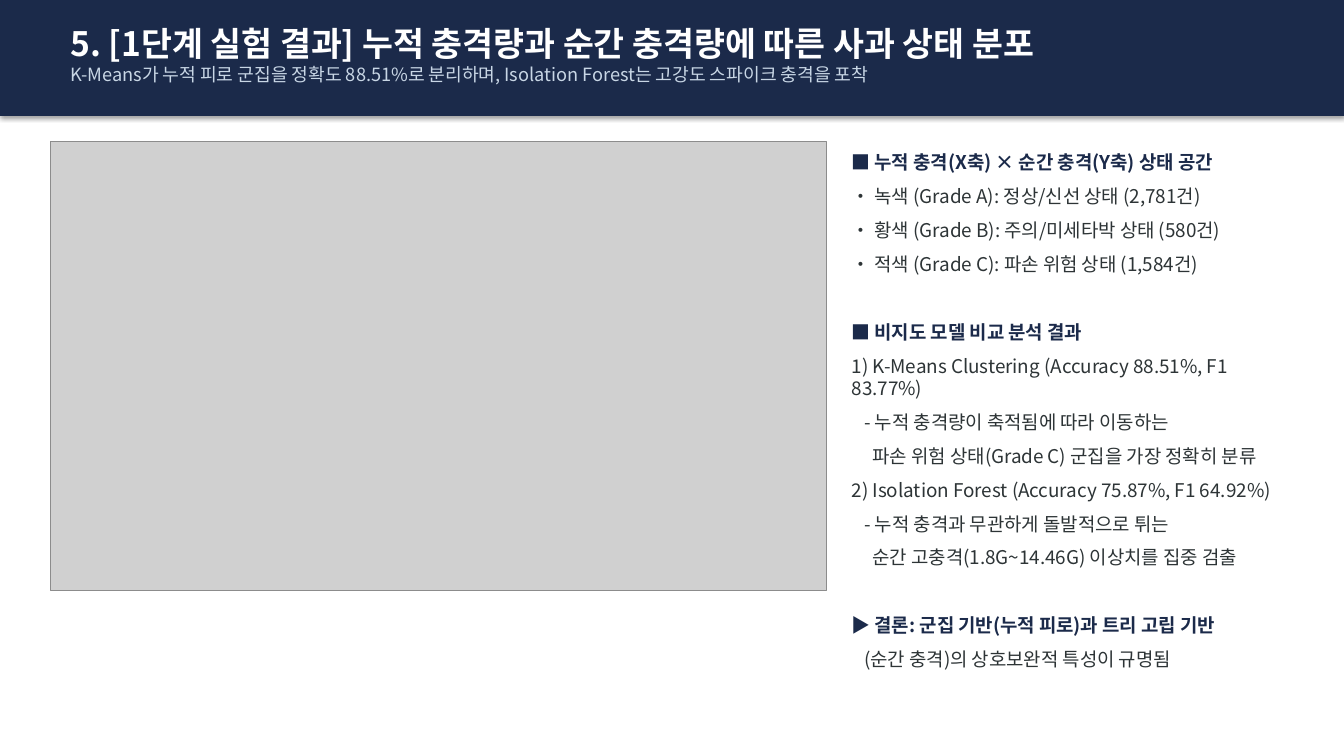
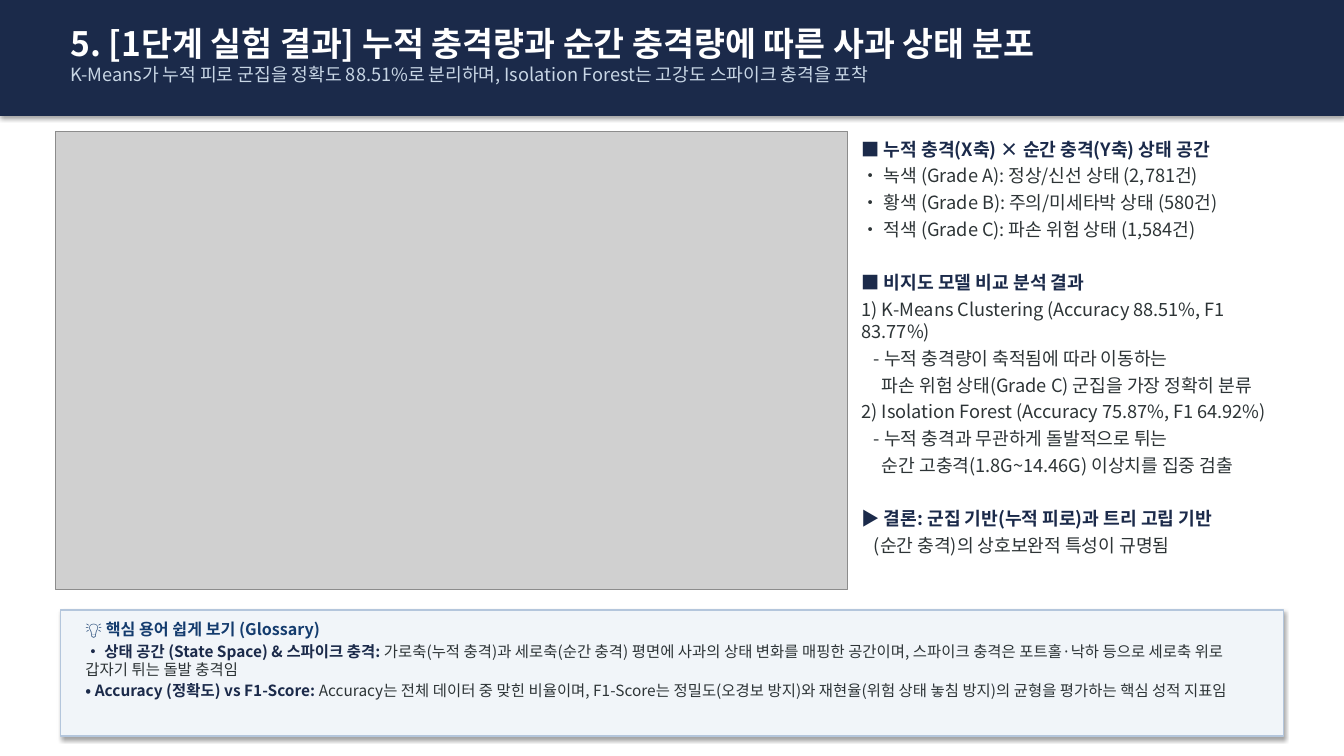
Before and after one commit to sungmin9910/prediction, a slide deck: slide 6 of 사과_운송_이상충격_예측_발표자료.pptx. Drawn at 1344x756 pixels with LibreOffice and Linux fonts; fonts in the diff are those of the drawing; grey boxes stand for pictures. Boxes give left, top, right and bottom in pixels: in the first picture for what was removed or moved away, otherwise in the second. Text is boxed around its words. In the diff, an @@ line names an element or a change of style, - is before the commit and + after.

Commit message:
feat: Add bottom glossary boxes explaining technical terms on slides 2-10

```diff
--- a/사과_운송_이상충격_예측_발표자료.pptx
+++ b/사과_운송_이상충격_예측_발표자료.pptx
@@ picture: place and size @@
-picture at box(50, 141, 827, 591)
+picture at box(55, 131, 848, 590)
@@ text "■ 누적 충격(X축) × 순간 ...": place and size @@
-text "■ 누적 충격(X축) × 순간 ..." at box(852, 153, 1271, 670)
+text "■ 누적 충격(X축) × 순간 ..." at box(862, 140, 1266, 556)
@@ text "■ 누적 충격(X축) × 순간 ..." at box(862, 140, 1266, 556): size 13.5 to 13 pt; less space between paragraphs @@
@@ rectangle added at box(60, 610, 1284, 736), fill #F1F5F9, outline #B4C6DC 1.2 pt @@
@@ text added at box(85, 621, 1227, 700), 11 pt, text #2D3436 @@
+💡 핵심 용어 쉽게 보기 (Glossary)
+• 상태 공간 (State Space) & 스파이크 충격: 가로축(누적 충격)과 세로축(순간 충격) 평면에 사과의 상태 변화를 매핑한 공간이며, 스파이크 충격은 포트홀·낙하 등으로 세로축 위로 갑자기 튀는 돌발 충격임
+• Accuracy (정확도) vs F1-Score: Accuracy는 전체 데이터 중 맞힌 비율이며, F1-Score는 정밀도(오경보 방지)와 재현율(위험 상태 놓침 방지)의 균형을 평가하는 핵심 성적 지표임
```
Also in this commit, not shown: 8 other slides changed, 1 other file.
